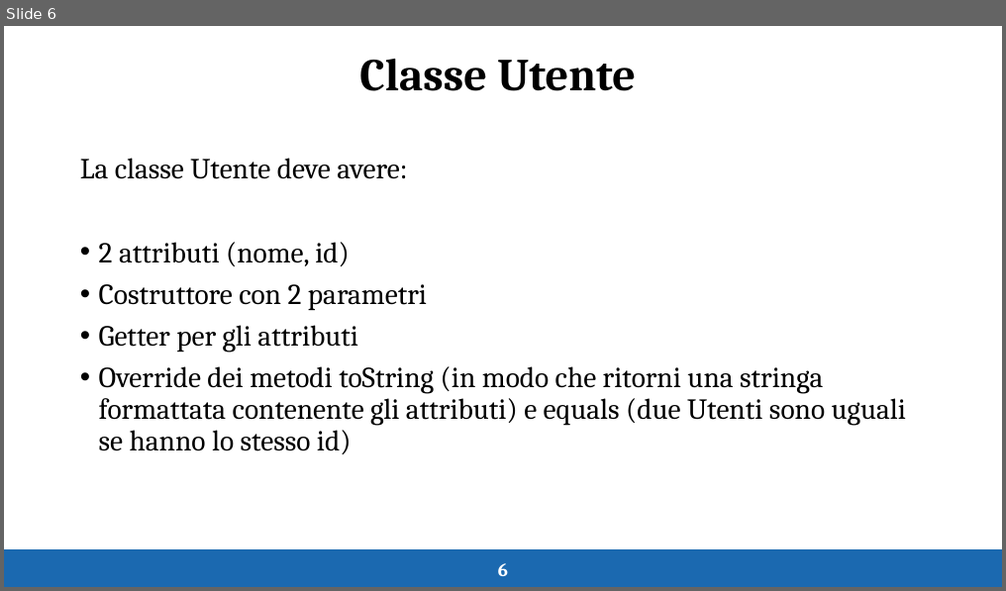
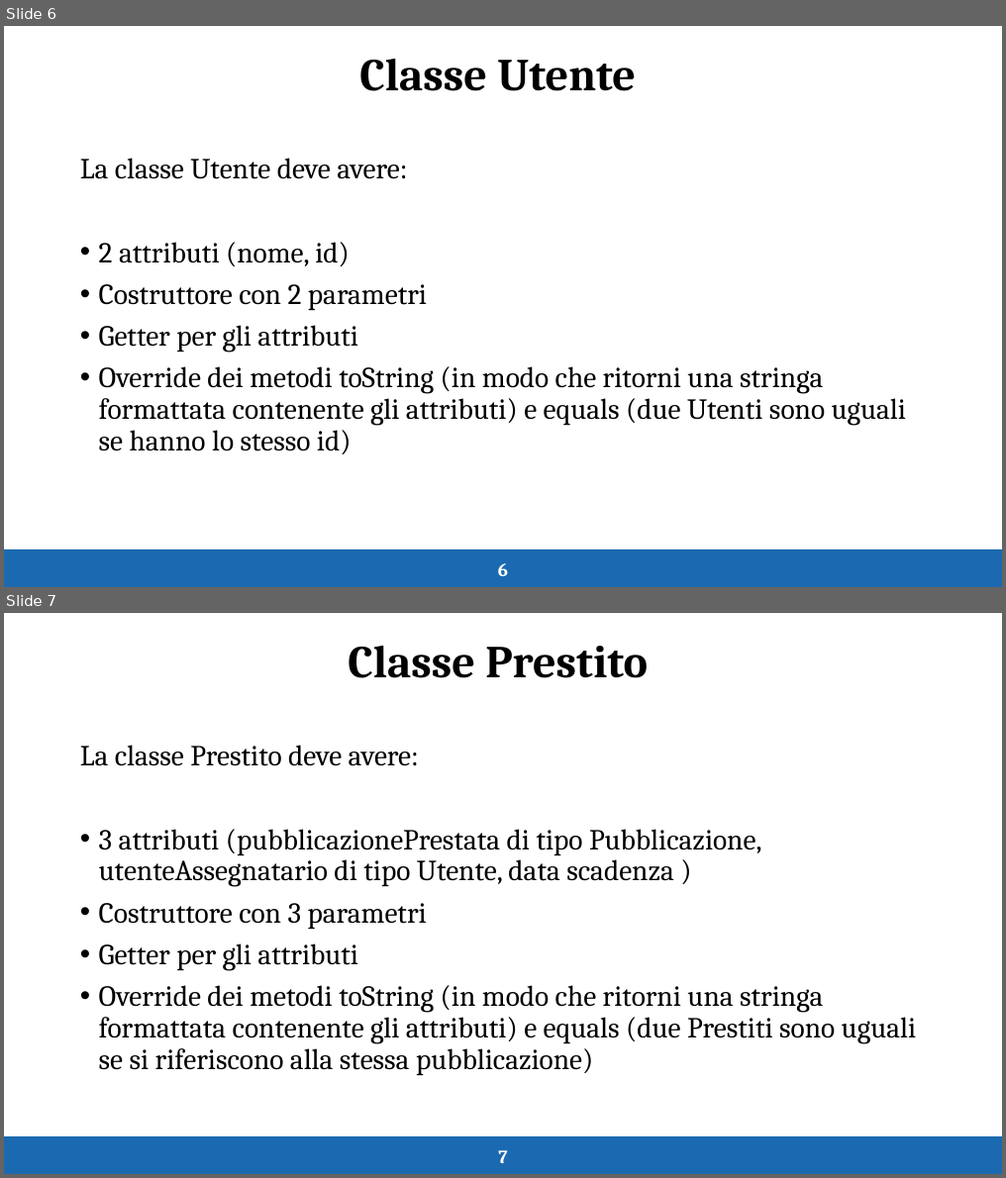
Before and after one commit to unipr-org/tutorati, a slide deck: FdP-B 2026/Esercitazione 8/Es8.pptx. Shown one above the other, each under a label of ours: slide 6 before the commit, slides 6 and 7 after it. The pictures are 1006x591 and 1006x1178 pixels, drawn with LibreOffice and Linux fonts; fonts in the diff are those of the drawing. Boxes give left, top, right and bottom in pixels: in the first picture for what was removed or moved away, otherwise in the second. Text is boxed around its words. In the diff, an @@ line names an element or a change of style, - is before the commit and + after.

```diff
--- a/FdP-B 2026/Esercitazione 8/Es8.pptx
+++ b/FdP-B 2026/Esercitazione 8/Es8.pptx
@@ slide 7 added at [4, 613, 1002, 1174], background #FFFFFF @@
@@ text added at [348, 646, 648, 678], 44 pt, text #000000, bold @@
+Classe Prestito
@@ text added at [80, 745, 916, 1075], 28 pt, text #000000 @@
+La classe Prestito deve avere:
+• 3 attributi (pubblicazionePrestata di tipo Pubblicazione, utenteAssegnatario di tipo Utente, data scadenza )
+• Costruttore con 3 parametri
+• Getter per gli attributi
+• Override dei metodi toString (in modo che ritorni una stringa formattata contenente gli attributi) e equals (due Prestiti sono uguali se si riferiscono alla stessa pubblicazione)
@@ rectangle added at [4, 1138, 1002, 1174], fill #1B69B0, outline #1B69B0 1.5 pt @@
@@ text added at [498, 1151, 507, 1163], 18 pt, text #FFFFFF, bold @@
+7
```
Also in this commit, not shown: 3 slides changed, 2 other slides added, 7 other files.
